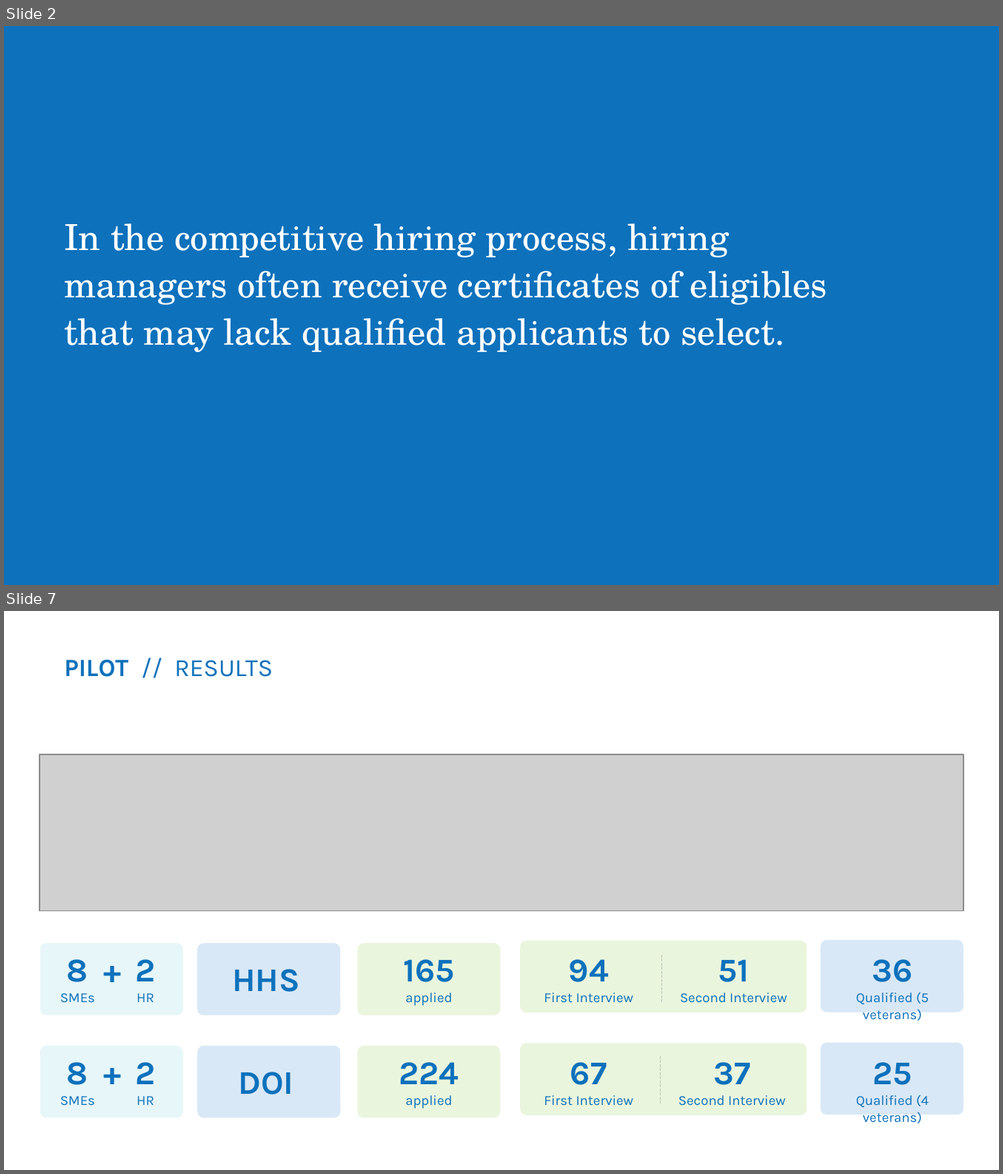
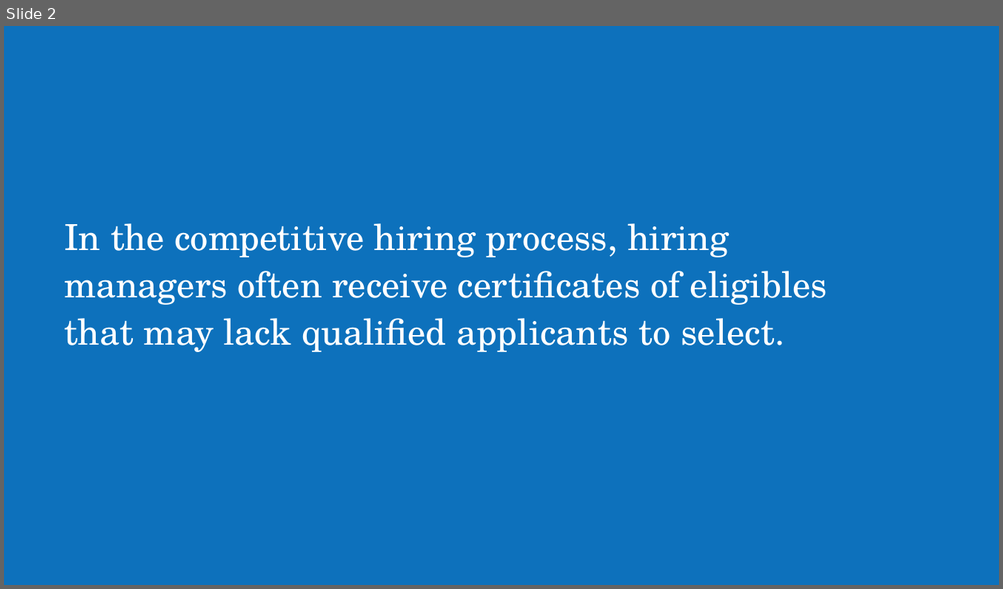
Before and after one commit to usds/SME-QA-Website, a slide deck: toolkit/getting-started/sme-qa-for-participants.pptx. Shown one above the other, each under a label of ours: slides 2 and 7 before the commit, slide 2 after it; the slides between them are not shown. The pictures are 1003x1174 and 1003x589 pixels, drawn with LibreOffice and Linux fonts; fonts in the diff are those of the drawing; grey boxes stand for pictures. Boxes give left, top, right and bottom in pixels: in the first picture for what was removed or moved away, otherwise in the second. Text is boxed around its words. In the diff, an @@ line names an element or a change of style, - is before the commit and + after.

```diff
--- a/toolkit/getting-started/sme-qa-for-participants.pptx
+++ b/toolkit/getting-started/sme-qa-for-participants.pptx
@@ slide 7 removed at [4, 611, 999, 1170], background #FFFFFF @@
@@ text removed at [64, 659, 273, 677] @@
-PILOT // RESULTS
@@ picture removed at [40, 755, 964, 911] @@
@@ rounded rectangle removed at [40, 943, 183, 1016] @@
@@ rounded rectangle removed at [197, 943, 340, 1016] @@
@@ rounded rectangle removed at [357, 943, 501, 1016] @@
@@ rounded rectangle removed at [521, 941, 807, 1014] @@
@@ rounded rectangle removed at [820, 940, 964, 1013] @@
@@ text removed at [60, 960, 95, 1003] @@
-8
-SMEs
@@ text removed at [91, 944, 134, 994] @@
-+
@@ text removed at [136, 960, 156, 1002] @@
-2
-HR
@@ text removed at [403, 960, 454, 1006] @@
-165
-applied
@@ line removed from (661, 955) to (661, 1003) @@
@@ text removed at [678, 960, 785, 1106] @@
-51
-Second Interview
@@ text removed at [232, 969, 300, 992] @@
-HHS
@@ text removed at [543, 993, 634, 1003] @@
-94
-First Interview
@@ text removed at [680, 993, 787, 1003] @@
-37
-Second Interview
@@ text removed at [856, 992, 928, 1021] @@
-36
-Qualified (5 veterans)
@@ rounded rectangle removed at [40, 1045, 183, 1118] @@
@@ text removed at [91, 1048, 134, 1097] @@
-+
@@ rounded rectangle removed at [197, 1045, 340, 1118] @@
@@ rounded rectangle removed at [357, 1045, 501, 1118] @@
@@ rounded rectangle removed at [521, 1044, 807, 1116] @@
@@ rounded rectangle removed at [820, 1042, 964, 1115] @@
@@ text removed at [60, 1062, 95, 1106] @@
-8
-SMEs
@@ text removed at [136, 1062, 156, 1105] @@
-2
-HR
@@ text removed at [239, 1072, 294, 1095] @@
-DOI
@@ text removed at [399, 1062, 459, 1109] @@
-224
-applied
@@ text removed at [543, 1062, 634, 1106] @@
-67
-First Interview
@@ line removed from (660, 1056) to (660, 1105) @@
@@ text removed at [856, 1062, 928, 1124] @@
-25
-Qualified (4 veterans)
```
Also in this commit, not shown: 2 slides changed, 3 slides added, 9 other slides removed, 1 other file.
